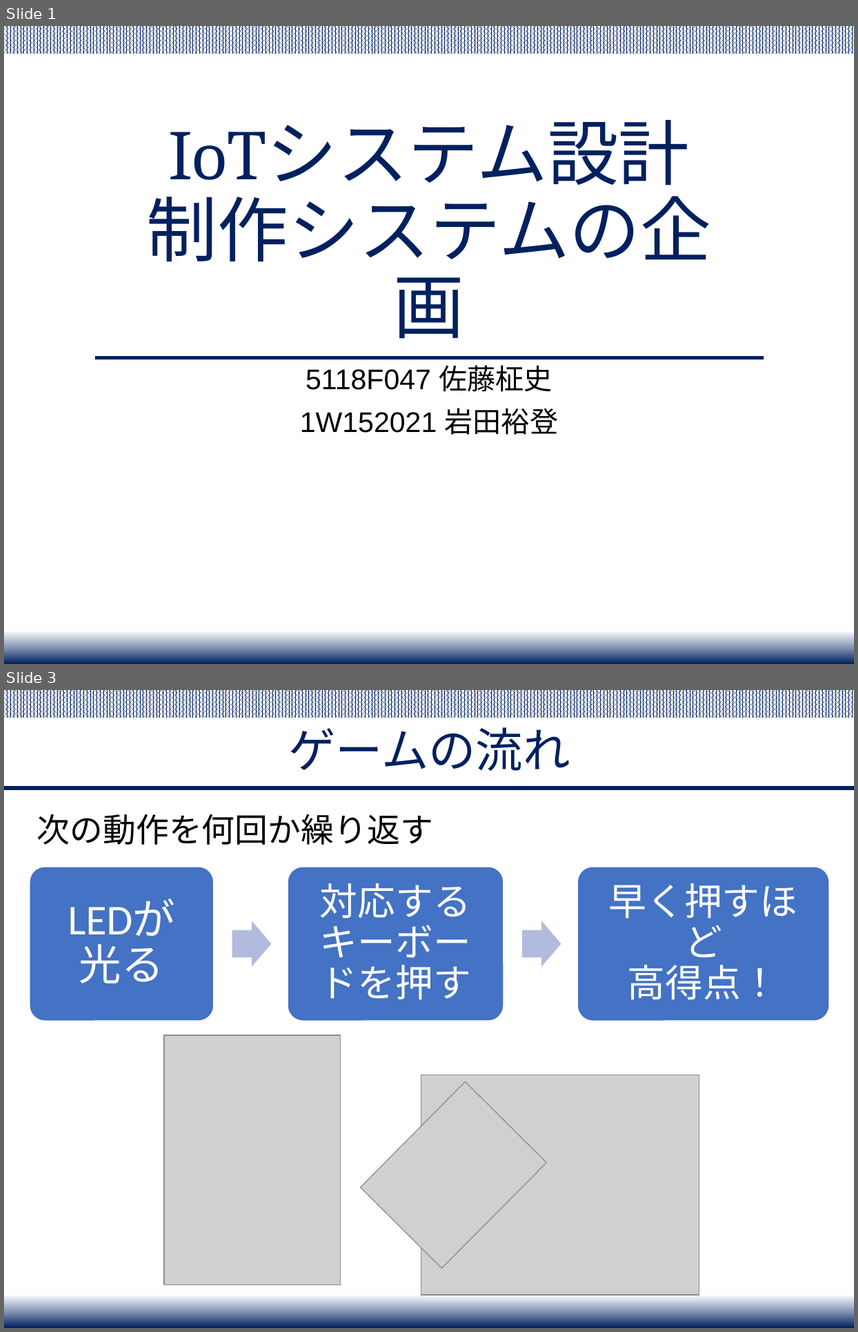
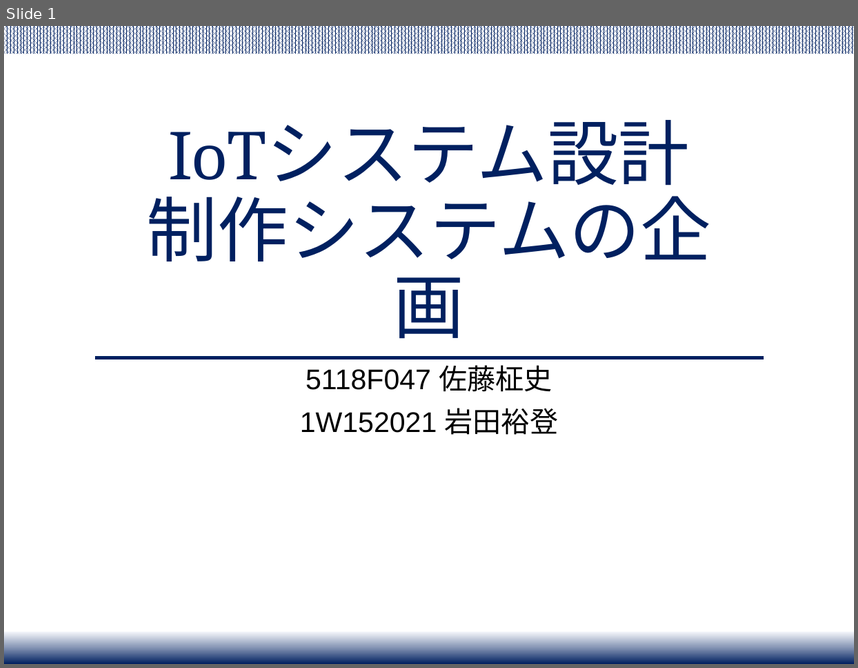
Before and after one commit to Yuchan4342/iot-system-project, a slide deck: presentation/IoT_project_presentation.pptx. Shown one above the other, each under a label of ours: slides 1 and 3 before the commit, slide 1 after it; the slides between them are not shown. The pictures are 858x1332 and 858x668 pixels, drawn with LibreOffice and Linux fonts; fonts in the diff are those of the drawing; grey boxes stand for pictures. Boxes give left, top, right and bottom in pixels: in the first picture for what was removed or moved away, otherwise in the second. Text is boxed around its words. In the diff, an @@ line names an element or a change of style, - is before the commit and + after.

```diff
--- a/presentation/IoT_project_presentation.pptx
+++ b/presentation/IoT_project_presentation.pptx
@@ slide 3 removed at (4, 690, 854, 1328), background #FFFFFF; not listed: 2 template elements that a slide beside it also shows @@
@@ title removed at (288, 727, 570, 771) @@
-ゲームの流れ
@@ line removed from (4, 788) to (854, 788) @@
@@ text removed at (37, 814, 433, 845) @@
-次の動作を何回か繰り返す
@@ group removed at (30, 867, 829, 1021): 3 rounded rectangles, 3 texts, 2 right arrows @@
-LEDが
-光る
-対応する
-キーボードを押す
-早く押すほど
-高得点！
@@ picture removed at (164, 1035, 340, 1285) @@
@@ picture removed at (360, 1082, 546, 1268) @@
@@ picture removed at (421, 1074, 700, 1294) @@
```
Also in this commit, not shown: 3 slides changed, 2 slides added, 1 other slide removed, 2 other files.
